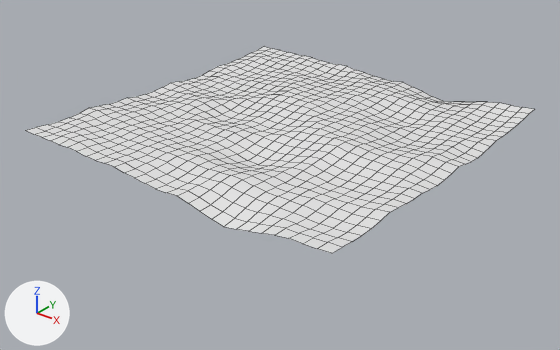
One commit to the FBX model Assets/Art/World/Base_Ground_Tiles/Ground_flat_01/Ground_flat_01_M01.fbx: the scene before it, then after it.
Rendered twice from a camera (50 mm lens) standing at (24.6, -31.5, 16.4) and looking at (0.2, -1.0, -2.6). The lights are fixed; the arrows at lower left show +X, +Y and +Z. The first picture is the older version. Mesh edges are drawn as thin lines. Objects named as collision shapes, trigger or cutter boxes, shadow casters or lower levels of detail are left out.

Script lines for the objects in view, before the commit:
```python
me_plane_023 = bpy.data.meshes.new('Plane.023')
me_plane_023.from_pydata(...)  # 841 vertices, 784 faces; spans x -10.0..10.0, y -10.0..10.0, z -0.4..0.5
me_plane_023.materials.append(mat_ground_flat_01_lod0)  # its picture is missing
ob_ground_flat_01_m01_lod0 = bpy.data.objects.new('Ground_flat_01_M01_LOD0', me_plane_023)
ob_ground_flat_01_m01_lod0.location = (0.0, 0.0, 0.0)
```
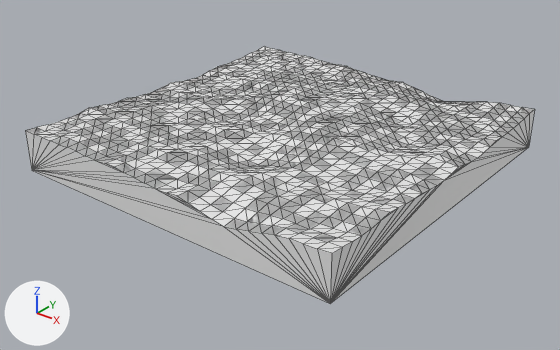
Patch to the scene script:
```diff
--- a/Assets/Art/World/Base_Ground_Tiles/Ground_flat_01/Ground_flat_01_M01.fbx.py
+++ b/Assets/Art/World/Base_Ground_Tiles/Ground_flat_01/Ground_flat_01_M01.fbx.py
@@ me_plane_310 @@
+me_plane_310.from_pydata(...)  # 845 vertices, 1686 faces; spans x -10.0..10.0, y -10.0..10.0, z -2.0..0.5
@@ ob_ground_flat_01_m01_collidor @@
+ob_ground_flat_01_m01_collidor = bpy.data.objects.new('Ground_flat_01_M01_Collidor', me_plane_310)
+ob_ground_flat_01_m01_collidor.location = (0.0, 0.0, 0.0)
```

Boxes (x1, y1, x2, y2) around the edits, measured in the pictures (560 x 350 px):
'Ground_flat_01_M01_Collidor', added: after (25, 46, 535, 304)
